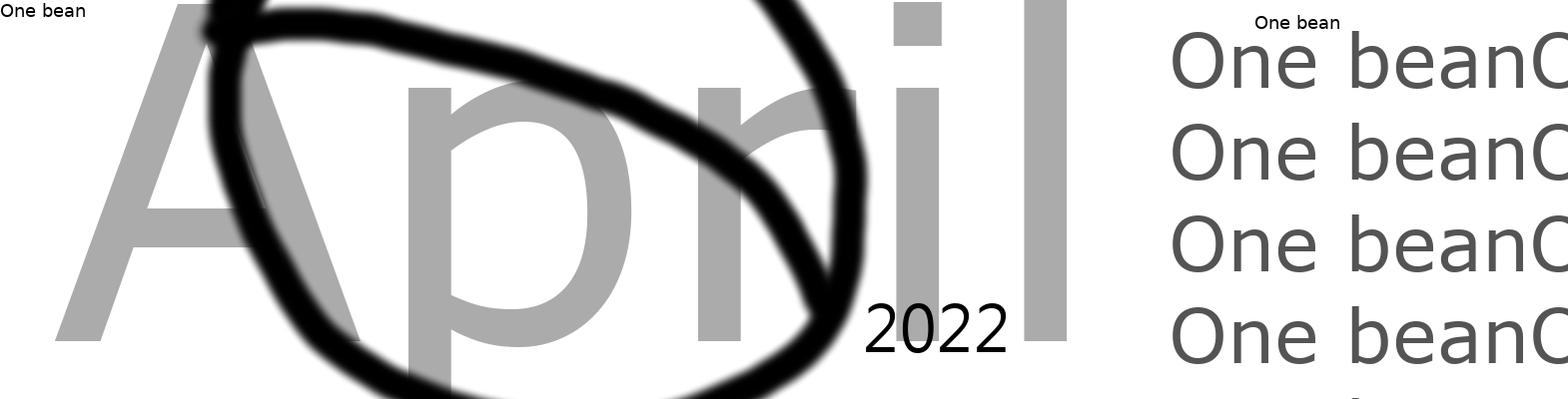
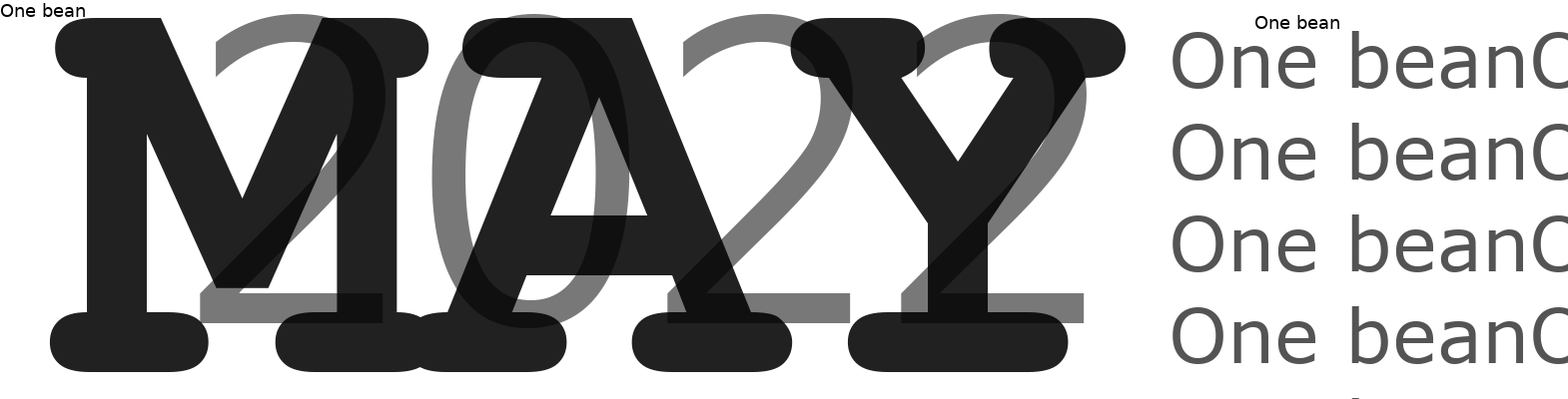
Layered file, before and after one edit (w=1568, h=399). Changes by layer:
removed layer "2022" over (x1=865, y1=303, x2=1007, y2=354)
renamed "April" to "MAY", opacity 33% → 87%, moved it above "2022", painted on it over (x1=48, y1=0, x2=1127, y2=399)
renamed "圖層 #2" to "2022", opacity 100% → 53%, painted on it over (x1=199, y1=13, x2=1087, y2=329)
painted on "圖層" over (x1=189, y1=0, x2=875, y2=399)
